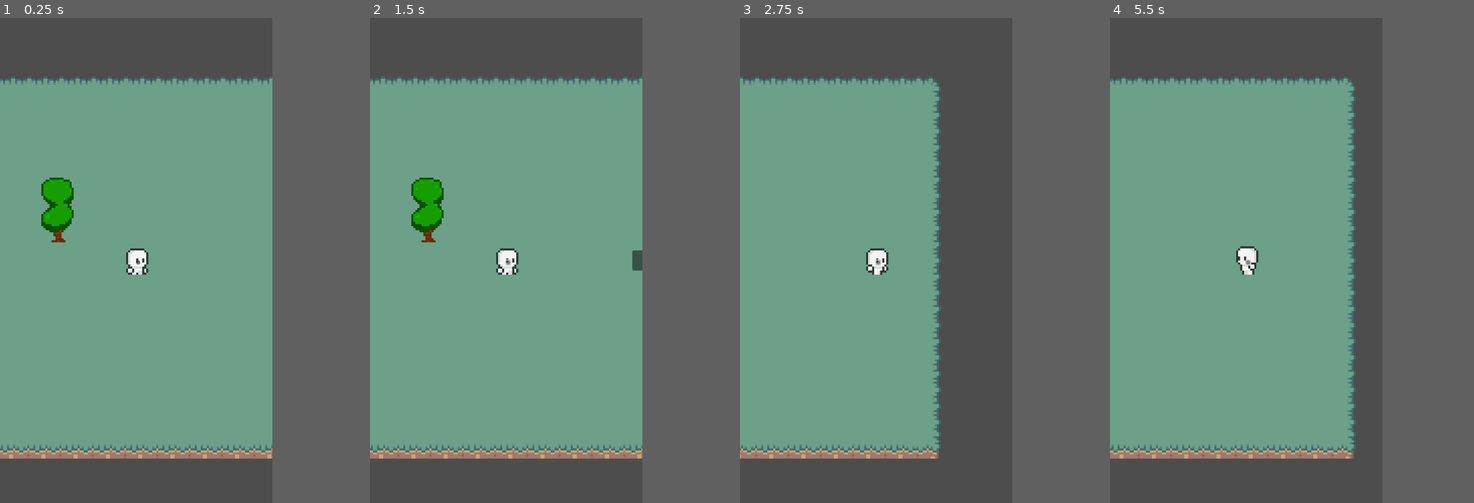
Above: before the commit, frames 1-4 (left to right).
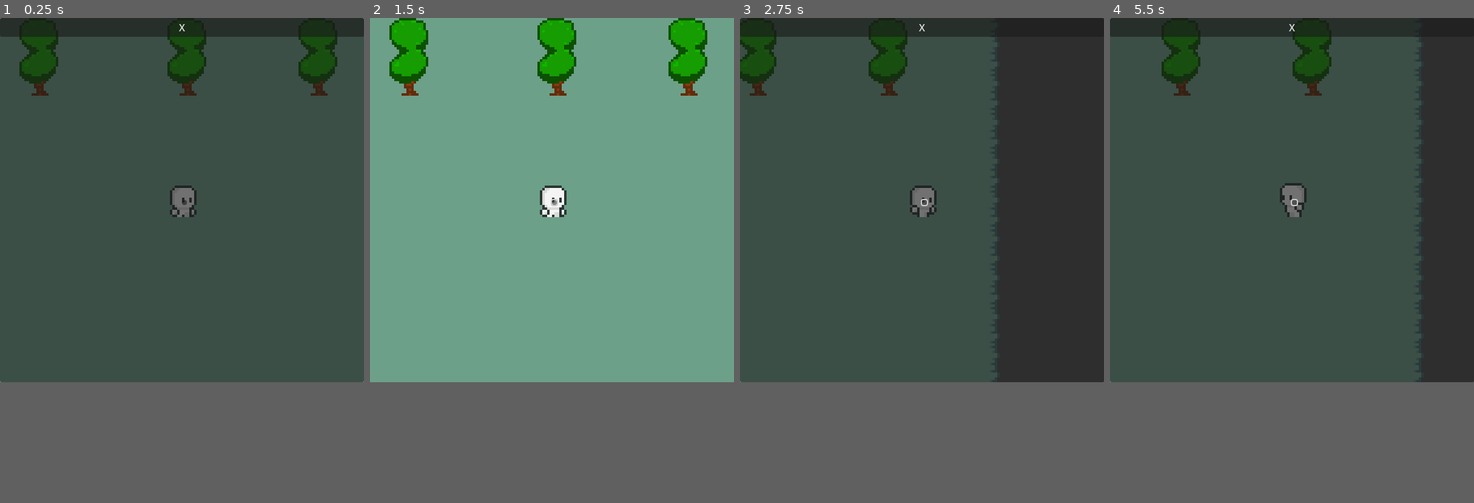
Above: after the commit, the same moments.

Repository: olafkotur/wildlands
Game: Godot game, scene res://scenes/main/world.tscn
Same seed, same stepped clock (60 frames per second), same inputs: the game is played once before the commit and once after it.
Inputs (mouse positions are in pixels of both pictures, inside the frame that each line leads up to; where the layout moved, square brackets give the same spot in the first picture):
- Up to frame 1 (0.25 s): no input
- Up to frame 2 (1.5 s): click (504, 32) at 0.5 s, where only the run after the commit has a clickable "X"; click (508, 265) [508, 260] at 1.25 s
- Up to frame 3 (2.75 s): tap Enter at 2 s; hold Right (ui_right) from 2.03 s (still down)
- Up to frame 4 (5.5 s): release Right (ui_right) at 2.78 s; hold Down (ui_down) 2.78-3.53 s; hold Right (ui_right) 3.53-4.28 s; hold Up (ui_up) 4.28-5.03 s; hold Left (ui_left) from 5.03 s (still down)
The window is 449x799 before the commit and 600x600 after it. Grey fills any space a smaller window leaves; there, only what the larger window draws over its background counts as a difference.

The runs differ from the first frame. In frame 1, 62% of the frame differs, in the area x 0-100%, y 0-100%; in frame 2, 22%; in frame 3, 51%; in frame 4, 63%.
Error after the commit: Attempt to call function 'connect' in base 'null instance' on a null instance. (res://scenes/interface/inventory/inventory.gd:33)

Commit message:
Add inventory

Diff:
--- a/project.godot
+++ b/project.godot
@@ -22,8 +22,8 @@
 
 [display]
 
-window/size/viewport_width=540
-window/size/viewport_height=960
+window/size/viewport_width=600
+window/size/viewport_height=600
 window/size/initial_position_type=0
 window/handheld/orientation=1
 
@@ -40,6 +40,41 @@
 resource=""
 player=""
 
+[input]
+
+ui_left={
+"deadzone": 0.5,
+"events": [Object(InputEventKey,"resource_local_to_scene":false,"resource_name":"","device":0,"window_id":0,"alt_pressed":false,"shift_pressed":false,"ctrl_pressed":false,"meta_pressed":false,"pressed":false,"keycode":4194319,"physical_keycode":0,"key_label":0,"unicode":0,"location":0,"echo":false,"script":null)
+, Object(InputEventJoypadButton,"resource_local_to_scene":false,"resource_name":"","device":0,"button_index":13,"pressure":0.0,"pressed":false,"script":null)
+, Object(InputEventJoypadMotion,"resource_local_to_scene":false,"resource_name":"","device":0,"axis":0,"axis_value":-1.0,"script":null)
+, Object(InputEventKey,"resource_local_to_scene":false,"resource_name":"","device":-1,"window_id":0,"alt_pressed":false,"shift_pressed":false,"ctrl_pressed":false,"meta_pressed":false,"pressed":false,"keycode":0,"physical_keycode":65,"key_label":0,"unicode":97,"location":0,"echo":false,"script":null)
+]
+}
+ui_right={
+"deadzone": 0.5,
+"events": [Object(InputEventKey,"resource_local_to_scene":false,"resource_name":"","device":0,"window_id":0,"alt_pressed":false,"shift_pressed":false,"ctrl_pressed":false,"meta_pressed":false,"pressed":false,"keycode":4194321,"physical_keycode":0,"key_label":0,"unicode":0,"location":0,"echo":false,"script":null)
+, Object(InputEventJoypadButton,"resource_local_to_scene":false,"resource_name":"","device":0,"button_index":14,"pressure":0.0,"pressed":false,"script":null)
+, Object(InputEventJoypadMotion,"resource_local_to_scene":false,"resource_name":"","device":0,"axis":0,"axis_value":1.0,"script":null)
+, Object(InputEventKey,"resource_local_to_scene":false,"resource_name":"","device":-1,"window_id":0,"alt_pressed":false,"shift_pressed":false,"ctrl_pressed":false,"meta_pressed":false,"pressed":false,"keycode":0,"physical_keycode":68,"key_label":0,"unicode":100,"location":0,"echo":false,"script":null)
+]
+}
+ui_up={
+"deadzone": 0.5,
+"events": [Object(InputEventKey,"resource_local_to_scene":false,"resource_name":"","device":0,"window_id":0,"alt_pressed":false,"shift_pressed":false,"ctrl_pressed":false,"meta_pressed":false,"pressed":false,"keycode":4194320,"physical_keycode":0,"key_label":0,"unicode":0,"location":0,"echo":false,"script":null)
+, Object(InputEventJoypadButton,"resource_local_to_scene":false,"resource_name":"","device":0,"button_index":11,"pressure":0.0,"pressed":false,"script":null)
+, Object(InputEventJoypadMotion,"resource_local_to_scene":false,"resource_name":"","device":0,"axis":1,"axis_value":-1.0,"script":null)
+, Object(InputEventKey,"resource_local_to_scene":false,"resource_name":"","device":-1,"window_id":0,"alt_pressed":false,"shift_pressed":false,"ctrl_pressed":false,"meta_pressed":false,"pressed":false,"keycode":0,"physical_keycode":87,"key_label":0,"unicode":119,"location":0,"echo":false,"script":null)
+]
+}
+ui_down={
+"deadzone": 0.5,
+"events": [Object(InputEventKey,"resource_local_to_scene":false,"resource_name":"","device":0,"window_id":0,"alt_pressed":false,"shift_pressed":false,"ctrl_pressed":false,"meta_pressed":false,"pressed":false,"keycode":4194322,"physical_keycode":0,"key_label":0,"unicode":0,"location":0,"echo":false,"script":null)
+, Object(InputEventJoypadButton,"resource_local_to_scene":false,"resource_name":"","device":0,"button_index":12,"pressure":0.0,"pressed":false,"script":null)
+, Object(InputEventJoypadMotion,"resource_local_to_scene":false,"resource_name":"","device":0,"axis":1,"axis_value":1.0,"script":null)
+, Object(InputEventKey,"resource_local_to_scene":false,"resource_name":"","device":-1,"window_id":0,"alt_pressed":false,"shift_pressed":false,"ctrl_pressed":false,"meta_pressed":false,"pressed":false,"keycode":0,"physical_keycode":83,"key_label":0,"unicode":115,"location":0,"echo":false,"script":null)
+]
+}
+
 [rendering]
 
 textures/canvas_textures/default_texture_filter=0
--- a/scenes/interface/interface.tscn
+++ b/scenes/interface/interface.tscn
@@ -7,6 +7,8 @@
 [node name="Interface" type="CanvasLayer"]
 script = ExtResource("1_ubrc0")
 
+[node name="Inventory" parent="." instance=ExtResource("2_ubrc0")]
+
 [node name="Hud" parent="." instance=ExtResource("1_imcys")]
 anchors_preset = 8
 anchor_left = 0.5
@@ -15,5 +17,3 @@
 anchor_bottom = 0.5
 grow_horizontal = 2
 grow_vertical = 2
-
-[node name="Inventory" parent="." instance=ExtResource("2_ubrc0")]
--- a/scenes/interface/inventory/inventory.gd
+++ b/scenes/interface/inventory/inventory.gd
@@ -1,20 +1,37 @@
 extends Control
 
 @onready var inventory_panel = $PanelContainer
+@onready var close_button = $PanelContainer/CloseButton
+@onready var grid_container = $PanelContainer/MarginContainer/GridContainer
 
 func update_inventory():
 	var player_inventory = Inventory.get_inventory()
 
-	for resource_name in player_inventory.keys():
-		var resource_amount = player_inventory[resource_name]
+	# Add items to the GridContainer
+	print(player_inventory)
+	for resource_enum in player_inventory.keys():
+		var resource_amount = player_inventory[resource_enum]
 		if resource_amount > 0:
+			var resource_name = Resources.ResourceMeta[resource_enum]["resource_name"]
 			var label = Label.new()
-			label.text = str(resource_name) + ": " + str(resource_amount)
-			inventory_panel.add_child(label)
+			label.text = "%s: %d" % [resource_name, resource_amount]
+			grid_container.add_child(label)
 
 func toggle_visibility():
+	# Clear existing items in the GridContainer
+	if inventory_panel.visible:
+		for child in grid_container.get_children():
+			child.queue_free()
+
+	# Populate the GridContainer with updated inventory items
+	if not inventory_panel.visible:
+		update_inventory()
+
 	inventory_panel.visible = not inventory_panel.visible
-	print("New state:", inventory_panel.visible)
 
 func _ready():
+	close_button.connect("pressed", Callable(self, "_on_close_button_pressed"))
 	inventory_panel.visible = false
+
+func _on_close_button_pressed():
+	toggle_visibility()
--- a/scenes/interface/inventory/inventory.tscn
+++ b/scenes/interface/inventory/inventory.tscn
@@ -4,31 +4,34 @@
 
 [node name="Inventory" type="Control"]
 layout_mode = 3
-anchors_preset = 6
-anchor_left = 1.0
-anchor_top = 0.5
+anchors_preset = 15
 anchor_right = 1.0
-anchor_bottom = 0.5
-grow_horizontal = 0
+anchor_bottom = 1.0
+grow_horizontal = 2
 grow_vertical = 2
 script = ExtResource("1_gcir0")
 
 [node name="PanelContainer" type="PanelContainer" parent="."]
 layout_mode = 1
-anchors_preset = 8
-anchor_left = 0.5
-anchor_top = 0.5
-anchor_right = 0.5
-anchor_bottom = 0.5
-offset_left = -20.0
-offset_top = -20.0
-offset_right = 20.0
-offset_bottom = 20.0
+anchors_preset = 15
+anchor_right = 1.0
+anchor_bottom = 1.0
 grow_horizontal = 2
 grow_vertical = 2
 
 [node name="MarginContainer" type="MarginContainer" parent="PanelContainer"]
 layout_mode = 2
+theme_override_constants/margin_left = 50
+theme_override_constants/margin_top = 50
+theme_override_constants/margin_right = 50
+theme_override_constants/margin_bottom = 50
 
 [node name="GridContainer" type="GridContainer" parent="PanelContainer/MarginContainer"]
 layout_mode = 2
+
+[node name="HBoxContainer" type="VBoxContainer" parent="PanelContainer"]
+layout_mode = 2
+
+[node name="CloseButton" type="Button" parent="PanelContainer/HBoxContainer"]
+layout_mode = 2
+text = "X"
--- a/scenes/main/world.tscn
+++ b/scenes/main/world.tscn
@@ -101,5 +101,13 @@
 
 [node name="Resources" type="Node" parent="."]
 
-[node name="Tree" parent="Resources" instance=ExtResource("3_tneif")]
-position = Vector2(-48, -27)
+[node name="SpruceTree" parent="Resources" instance=ExtResource("3_tneif")]
+position = Vector2(-68, -61)
+
+[node name="WillowTree" parent="Resources" instance=ExtResource("3_tneif")]
+position = Vector2(-7, -61)
+resource_name = 2
+
+[node name="MapleTree" parent="Resources" instance=ExtResource("3_tneif")]
+position = Vector2(47, -61)
+resource_name = 6
